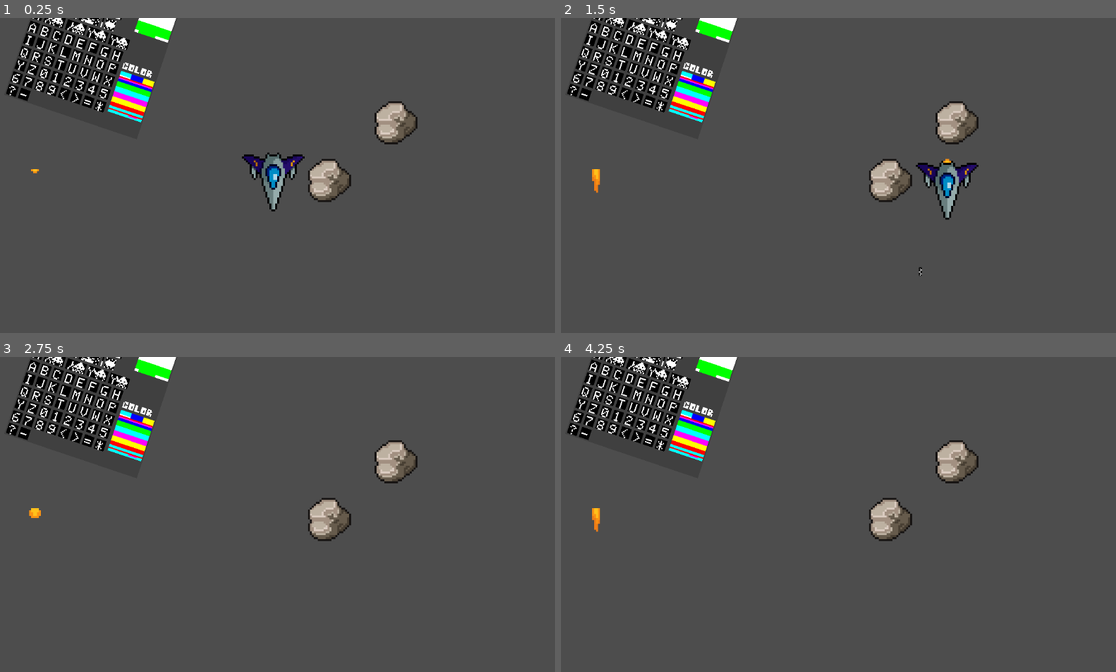
Above: before the commit, frames 1-4 (two rows, left to right).
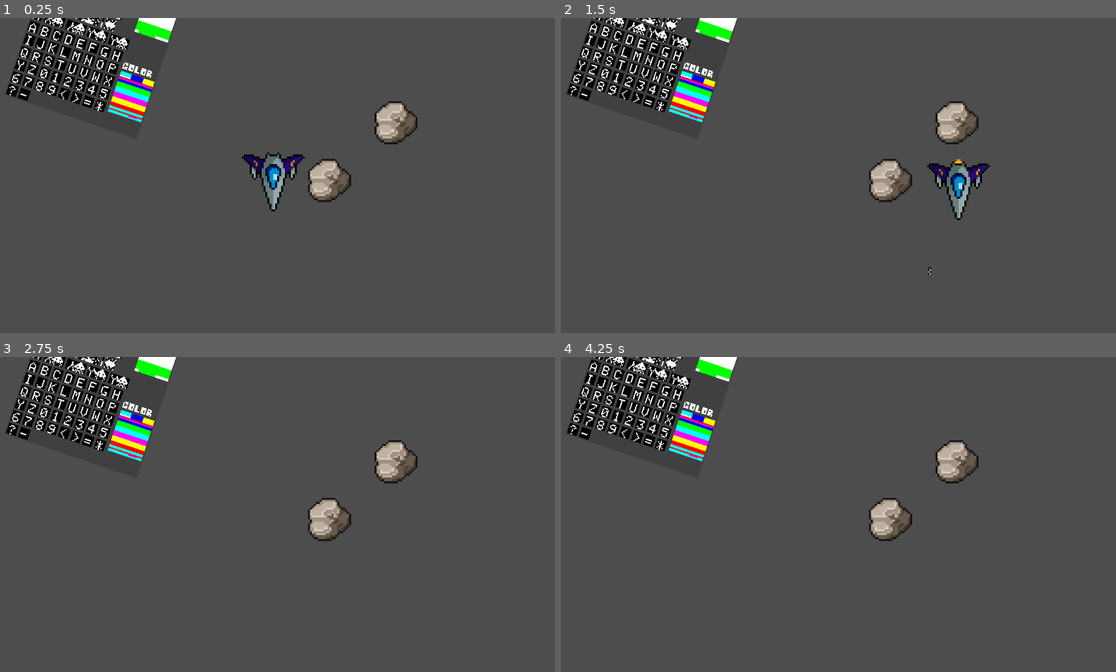
Above: after the commit, the same moments.

Repository: Arzpal/ShapeYourWayOut
Game: Godot game, scene res://Scenes/Playground.tscn
Same seed, same stepped clock (60 frames per second), same inputs: the game is played once before the commit and once after it.
Inputs (mouse positions are in pixels of both pictures, inside the frame that each line leads up to):
- Up to frame 1 (0.25 s): no input
- Up to frame 2 (1.5 s): move the mouse to (960, 159) at 0.52 s; hold D (m_right) 0.53-1.28 s; click (960, 159) at 0.6 s; move the mouse to (721, 191) at 1.27 s; hold S (m_down) from 1.28 s (still down); click (721, 191) at 1.35 s
- Up to frame 3 (2.75 s): move the mouse to (327, 445) at 2.02 s; release S (m_down) at 2.03 s; hold D (m_right) from 2.03 s (still down); click (327, 445) at 2.1 s
- Up to frame 4 (4.25 s): tap Enter at 2.75 s; move the mouse to (805, 577) at 2.77 s; release D (m_right) at 2.78 s; hold W (m_up) 2.78-3.53 s; click (805, 577) at 2.85 s; move the mouse to (1005, 561) at 3.52 s; hold A (m_left) from 3.53 s (still down); click (1005, 561) at 3.6 s

The runs differ from the first frame. In frame 1, less than 0.1% of the frame differs, in the area x 5-8%, y 47-50%; in frame 2, 1.4%, in the area x 5-78%, y 44-82%; in frame 3, less than 0.1%; in frame 4, less than 0.1%.

Commit message:
small speed fixes

Diff:
--- a/Test1/Scenes/Playground.tscn
+++ b/Test1/Scenes/Playground.tscn
@@ -1,55 +1,10 @@
-[gd_scene load_steps=11 format=3 uid="uid://tc254vqw555y"]
+[gd_scene load_steps=5 format=3 uid="uid://tc254vqw555y"]
 
 [ext_resource type="PackedScene" uid="uid://c8ytxyw8whmn3" path="res://Scenes/player.tscn" id="1_y2moq"]
 [ext_resource type="Texture2D" uid="uid://ci6hd8cdsnxku" path="res://Sprites/Arcade - Space Invaders - Game Graphics and Color Overlays.png" id="2_6xu7j"]
 [ext_resource type="PackedScene" uid="uid://mjvigm25nlra" path="res://Scenes/asteroid.tscn" id="3_jmm6l"]
-[ext_resource type="Texture2D" uid="uid://dgmmg6cna1gvc" path="res://Sprites/Fire.png" id="4_0whkd"]
 
 [sub_resource type="RectangleShape2D" id="RectangleShape2D_ixi4c"]
-
-[sub_resource type="AtlasTexture" id="AtlasTexture_bgeb2"]
-atlas = ExtResource("4_0whkd")
-region = Rect2(0, 0, 64, 64)
-
-[sub_resource type="AtlasTexture" id="AtlasTexture_13gpg"]
-atlas = ExtResource("4_0whkd")
-region = Rect2(64, 0, 64, 64)
-
-[sub_resource type="AtlasTexture" id="AtlasTexture_uam4s"]
-atlas = ExtResource("4_0whkd")
-region = Rect2(0, 64, 64, 64)
-
-[sub_resource type="AtlasTexture" id="AtlasTexture_gylft"]
-atlas = ExtResource("4_0whkd")
-region = Rect2(64, 64, 64, 64)
-
-[sub_resource type="SpriteFrames" id="SpriteFrames_yggva"]
-animations = [{
-"frames": [{
-"duration": 1.0,
-"texture": SubResource("AtlasTexture_bgeb2")
-}, {
-"duration": 1.0,
-"texture": SubResource("AtlasTexture_13gpg")
-}, {
-"duration": 1.0,
-"texture": SubResource("AtlasTexture_uam4s")
-}, {
-"duration": 1.0,
-"texture": SubResource("AtlasTexture_gylft")
-}],
-"loop": true,
-"name": &"Fire",
-"speed": 9.0
-}, {
-"frames": [{
-"duration": 1.0,
-"texture": null
-}],
-"loop": true,
-"name": &"Idle",
-"speed": 5.0
-}]
 
 [node name="Playground" type="Node"]
 
@@ -86,12 +41,3 @@
 
 [node name="Asteroid2" parent="." instance=ExtResource("3_jmm6l")]
 position = Vector2(843, 414)
-
-[node name="Fire" type="AnimatedSprite2D" parent="."]
-use_parent_material = true
-position = Vector2(108, 449)
-scale = Vector2(4, 4)
-sprite_frames = SubResource("SpriteFrames_yggva")
-animation = &"Fire"
-autoplay = "Fire"
-frame_progress = 0.996071
--- a/Test1/Scripts/player.gd
+++ b/Test1/Scripts/player.gd
@@ -44,6 +44,8 @@
 			fire.play("Fire")
 	else:
 		velocity -= velocity * delta
+		if abs(velocity.x) < 3 : velocity.x = 0
+		if abs(velocity.y) < 3 : velocity.y = 0
 		fire.play("Idle")
 		fire.stop()
 
@@ -85,7 +87,9 @@
 	fire.hide()
 	collision_shape_2d.disabled = true
 	Engine.time_scale = 0.7
+	ship_sprite.speed_scale = 1.3
 	await ship_sprite.animation_finished
+	ship_sprite.speed_scale = 1
 	collision_shape_2d.disabled = false
 	Engine.time_scale = 1
 	fire.show()
@@ -96,6 +100,7 @@
 	fire.hide()
 	Engine.time_scale = 0.5
 	ship_sprite.speed_scale = 1.5
+	collision_shape_2d.disabled = true
 	await ship_sprite.animation_finished
 	death_timer.start()
 
